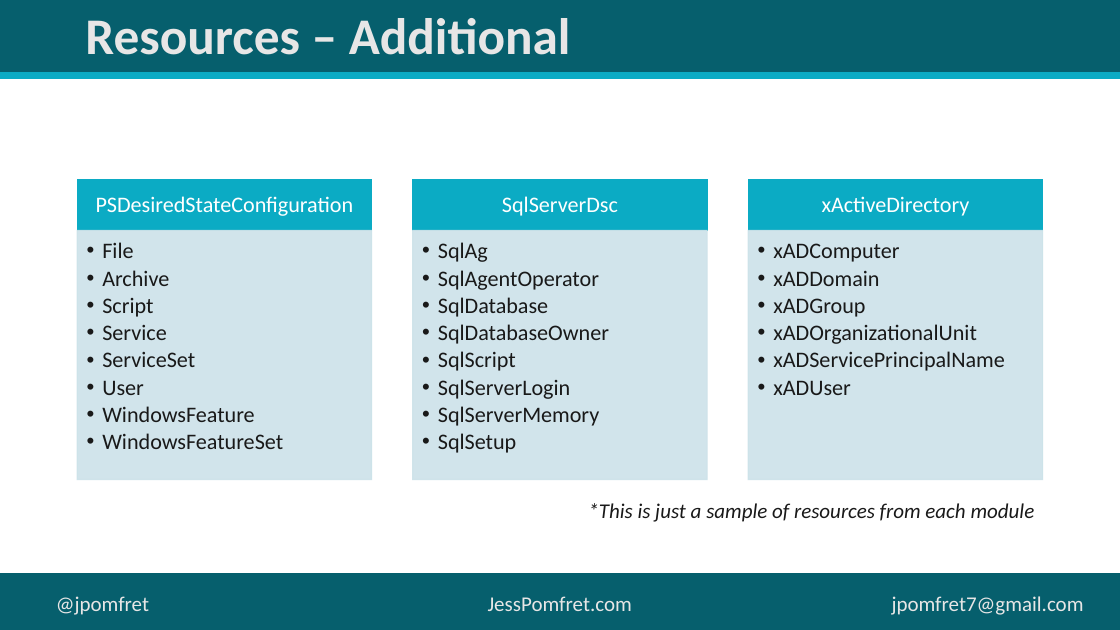
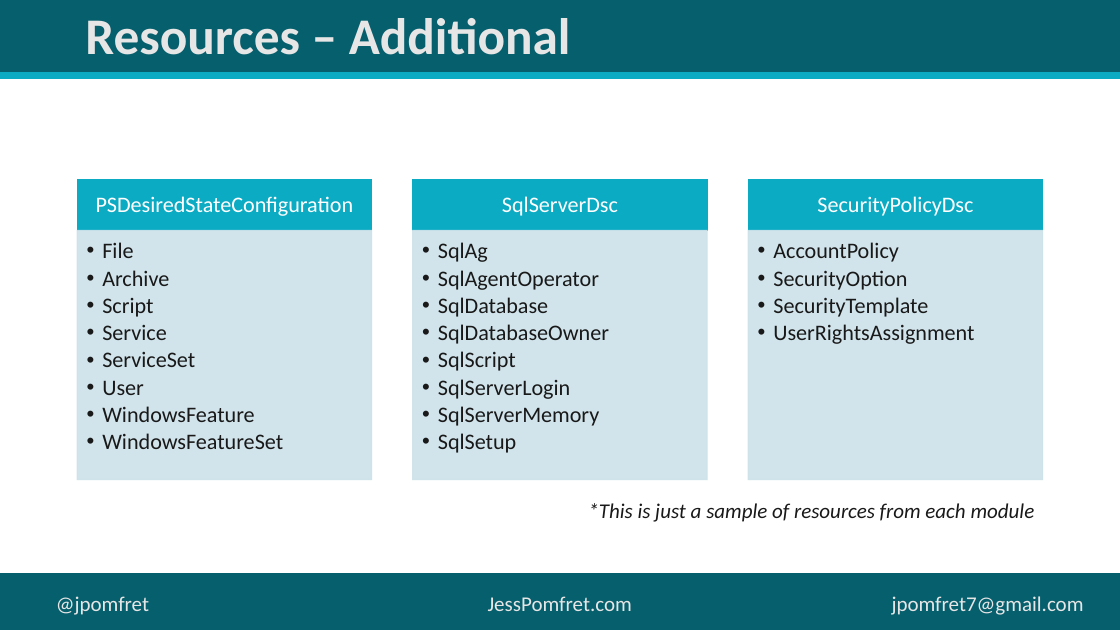
Before and after one commit to jpomfret/demos, a slide deck: slide 12 of DSC_SQLServer/Desired State Configuration.pptx. Drawn at 1120x630 pixels with LibreOffice and Linux fonts; fonts in the diff are those of the drawing; background and template pictures are left out. Boxes give left, top, right and bottom in pixels: in the first picture for what was removed or moved away, otherwise in the second. Text is boxed around its words. In the diff, an @@ line names an element or a change of style, - is before the commit and + after.

```diff
--- a/DSC_SQLServer/Desired State Configuration.pptx
+++ b/DSC_SQLServer/Desired State Configuration.pptx
@@ text at <box>817,196,973,216</box>: text changed @@
-xActiveDirectory
+SecurityPolicyDsc
@@ text at <box>773,242,974,344</box>: text changed @@
-  • xADComputer
-  • xADDomain
-  • xADGroup
-  • xADOrganizationalUnit
-  • xADServicePrincipalName
-  • xADUser
+  • AccountPolicy
+  • SecurityOption
+  • SecurityTemplate
+  • UserRightsAssignment
```
Also in this commit, not shown: 4 other slides changed, 4 slides added, 4 slides removed, 5 other files.
